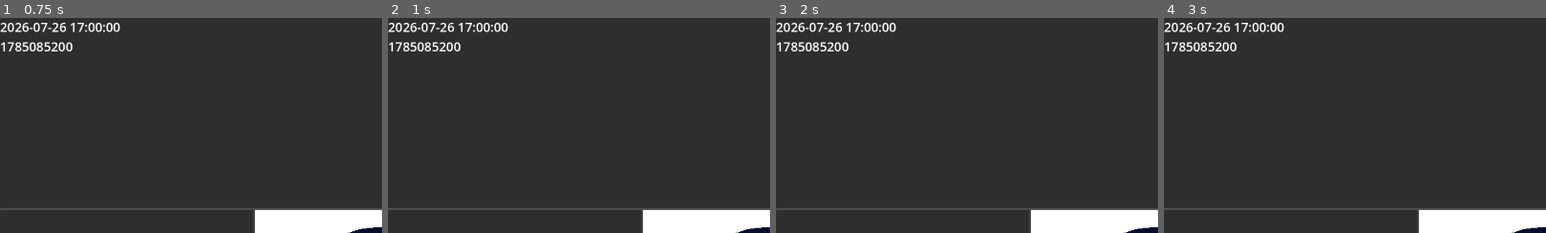
Above: before the commit, frames 1-4 (left to right).
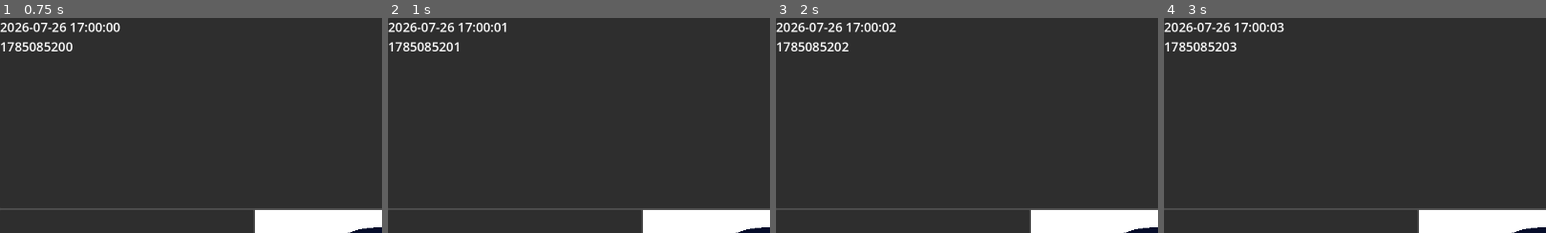
Above: after the commit, the same moments.

Repository: Aarfdark/gmtk-2026
Game: Godot game, scene res://main/main_hud.tscn
Two runs of this game, one before a commit and one after it. Both use one fixed random seed, a clock stepped at 60 frames per second and the inputs below.
Inputs (mouse positions are % of the whole screen's width and height, from its top left):
- Up to frame 1 (0.75 s): tap Enter at 0.5 s; move the mouse to (55, 72) at 0.52 s; press the mouse at (55, 72) at 0.53 s
- Up to frame 2 (1 s): no input
- Up to frame 3 (2 s): tap Space at 1.25 s; move the mouse to (30, 55) at 1.27 s; release the mouse at (30, 55) at 1.28 s; click (30, 55) at 1.35 s
- Up to frame 4 (3 s): move the mouse to (60, 28) at 2.02 s; press the mouse at (60, 28) at 2.03 s; tap Enter at 2.75 s; move the mouse to (45, 70) at 2.77 s; release the mouse at (45, 70) at 2.78 s; click (45, 70) at 2.85 s
The pictures show only the part of the screen within x 0-50%, y 0-50%; the shares and areas given below are measured in that part.

Frame 1 is identical in both runs. In frame 2, 0.1% of the frame differs, in the area x 17-32%, y 2-16%; in frame 3, 0.1%; in frame 4, less than 0.1%.

Commit message:
Add seconds per second (ticks per second)
Calling them ticks because seconds is confusing
Might dynamically calculate TPS later

Diff:
--- a/src/custom_resources/game_state.gd
+++ b/src/custom_resources/game_state.gd
@@ -30,6 +30,7 @@
 			return
 		sands = value
 		emit_changed()
+var ticks_per_second: float = 1.0
 
 var _end_fired: bool = false
 
--- a/src/main/main_hud.gd
+++ b/src/main/main_hud.gd
@@ -14,6 +14,14 @@
 @onready var sands_label: Label = %SandsLabel
 @onready var time_label_iso: TimeLabel = %TimeLabelISO
 @onready var time_label_unix: TimeLabel = %TimeLabelUnix
+
+var _tick_progress: float = 0.0
+
+
+func _process(delta: float) -> void:
+	var time_diff: float = delta * game_state.ticks_per_second + _tick_progress
+	game_state.seconds_remaining += int(time_diff)
+	_tick_progress = fmod(time_diff, 1.0)
 
 
 func _unhandled_input(event: InputEvent) -> void:
